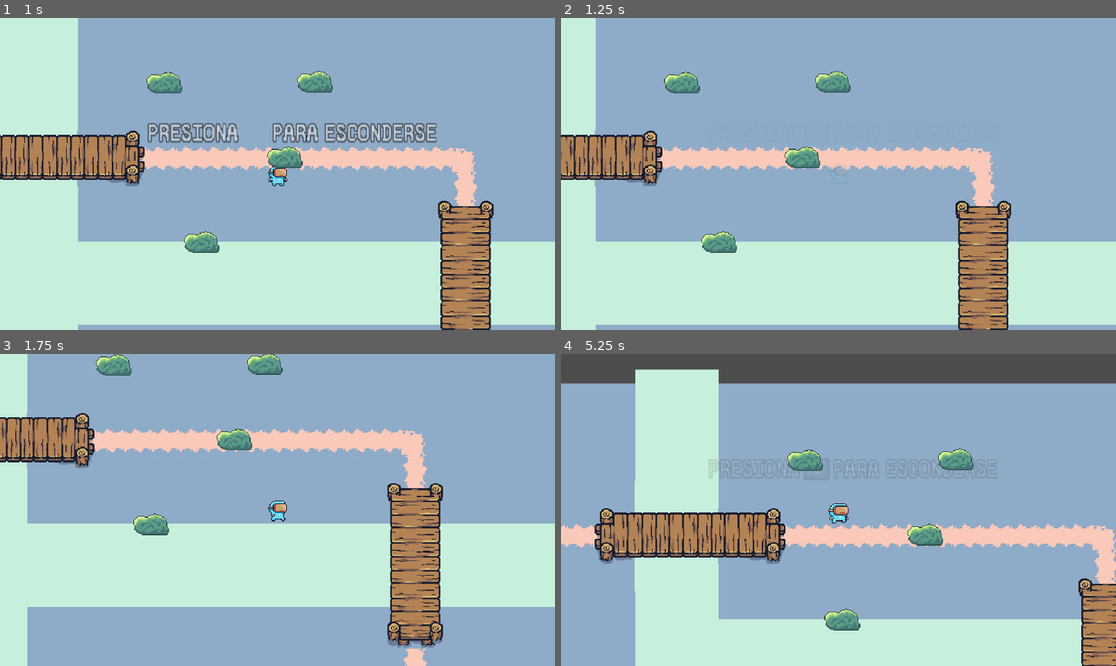
Above: before the commit, frames 1-4 (two rows, left to right).
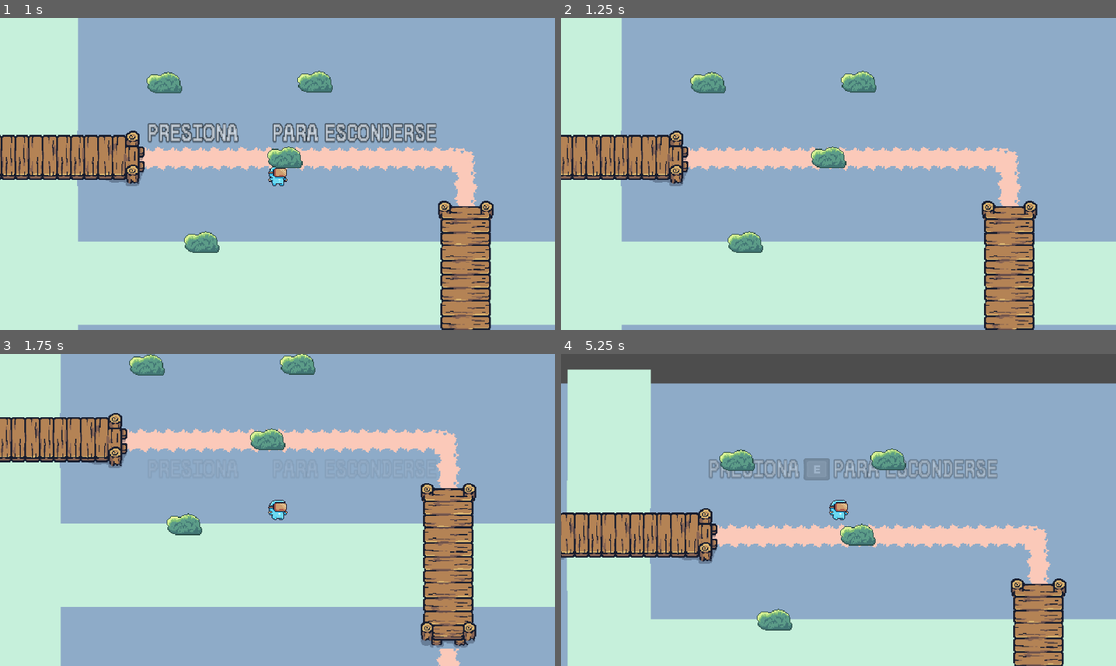
Above: after the commit, the same moments.

Repository: Nicolas-Canivares/catchycat
Game: Godot game, scene res://escenas/niveles/nivel_1.tscn
Two runs of this game, one before a commit and one after it. Both use one fixed random seed, a clock stepped at 60 frames per second and the inputs below.
Inputs:
- Up to frame 1 (1 s): tap Enter (ui_accept) at 0.5, 0.6, 0.77 s; hold Right (ui_right) from 0.53 s (still down)
- Up to frame 2 (1.25 s): keep holding Right (ui_right); tap Enter (ui_accept) at 1.07 s
- Up to frame 3 (1.75 s): release Right (ui_right) at 1.28 s; hold Down (ui_down) from 1.28 s (still down); tap Enter (ui_accept) at 1.35, 1.52 s
- Up to frame 4 (5.25 s): tap Enter (ui_accept) at 1.82, 2.1, 2.85, 3.02, 3.32, 3.6, 3.77, 4.07, 4.35, 4.52, 4.82, 5.1 s; release Down (ui_down) at 2.03 s; hold Right (ui_right) 2.03-2.78 s; hold Up (ui_up) 2.78-3.53 s; hold Left (ui_left) 3.53-5.03 s; hold Down (ui_down) from 5.03 s (still down)

Frame 1 is identical in both runs. In frame 2, 14% of the frame differs, in the area x 0-86%, y 0-100%; in frame 3, 18%; in frame 4, 32%, in the area x 0-100%, y 4-100%.

Commit message:
Mejoras en la mecanica ESCONDERSE

Diff:
--- a/catchycat/Scripts/player/MovimientoJugador.gd
+++ b/catchycat/Scripts/player/MovimientoJugador.gd
@@ -12,14 +12,15 @@
 	direction = Vector2.ZERO
 
 	# Movimiento
-	if Input.is_action_pressed("ui_right"):
-		direction.x += 1
-	if Input.is_action_pressed("ui_left"):
-		direction.x -= 1
-	if Input.is_action_pressed("ui_down"):
-		direction.y += 1
-	if Input.is_action_pressed("ui_up"):
-		direction.y -= 1
+	if is_hidden == false:
+		if Input.is_action_pressed("ui_right"):
+			direction.x += 1
+		if Input.is_action_pressed("ui_left"):
+			direction.x -= 1
+		if Input.is_action_pressed("ui_down"):
+			direction.y += 1
+		if Input.is_action_pressed("ui_up"):
+			direction.y -= 1
 
 	direction = direction.normalized()
 	velocity = direction * speed
@@ -28,7 +29,7 @@
 	# Ocultarse con E
 	if can_hide and Input.is_action_just_pressed("ui_accept"):
 		is_hidden = not is_hidden
-		modulate.a = 0.1 if is_hidden else 1.0
+		modulate.a = 0.0 if is_hidden else 1.0
 		esta_escondido()
 
 	update_animation()
